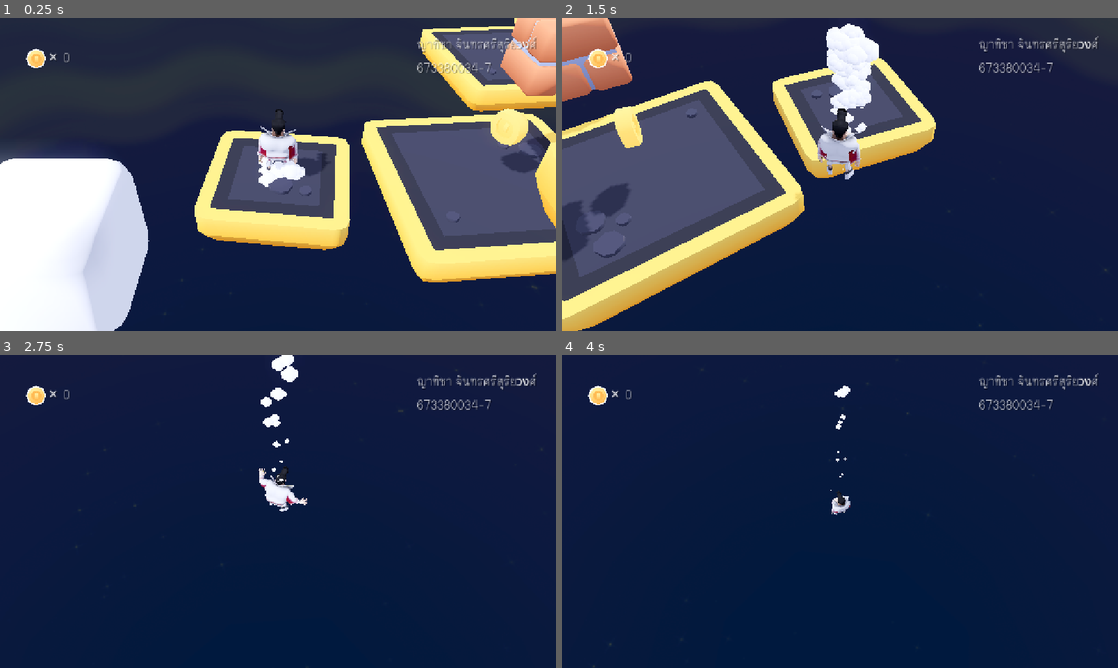
Above: before the commit, frames 1-4 (two rows, left to right).
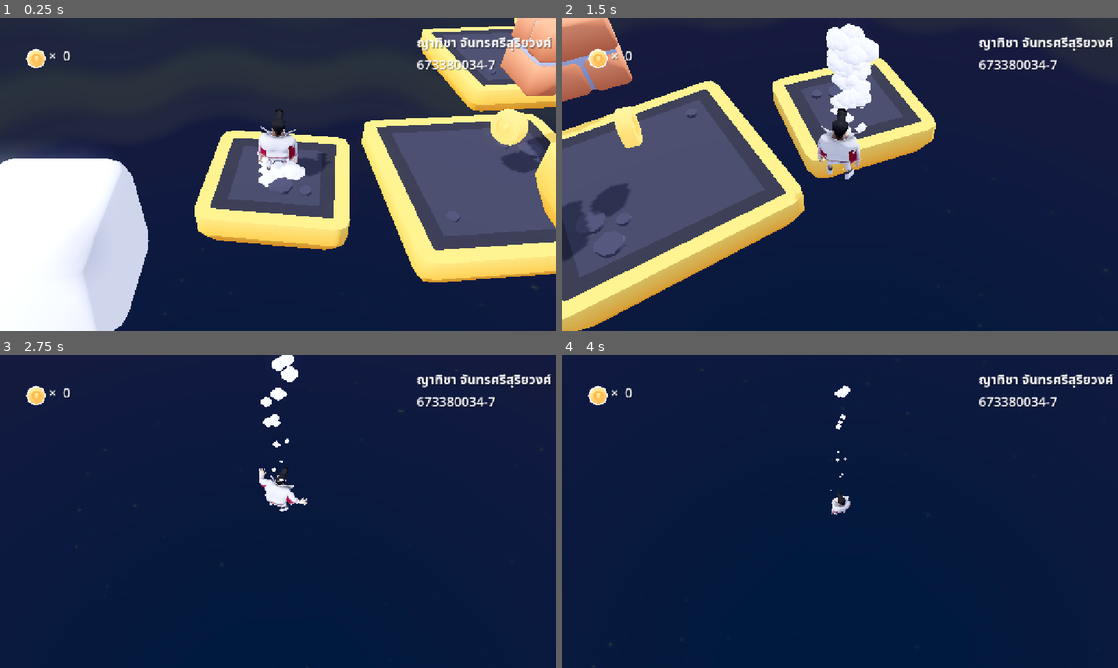
Above: after the commit, the same moments.

Repository: YathichaC/Lab7_673380034-7
Game: Godot game, scene res://scenes/main.tscn
Same seed, same stepped clock (60 frames per second), same inputs: the game is played once before the commit and once after it.
Inputs:
- Up to frame 1 (0.25 s): no input
- Up to frame 2 (1.5 s): hold D (move_right) 0.53-1.28 s; tap Space (jump) at 0.77 s; hold S (move_back) from 1.28 s (still down)
- Up to frame 3 (2.75 s): tap Space (jump) at 1.52 s; release S (move_back) at 2.03 s; hold D (move_right) from 2.03 s (still down)
- Up to frame 4 (4 s): release D (move_right) at 2.78 s; hold W (move_forward) 2.78-3.53 s; tap Space (jump) at 3.02, 3.77 s; hold A (move_left) from 3.53 s (still down)

The runs differ from the first frame. In frame 1, 1.1% of the frame differs, in the area x 8-100%, y 5-18%; in frame 2, 1.0%; in frame 3, 1.0%; in frame 4, 1.0%.

Commit message:
Update v.2

Diff:
--- a/scenes/main.tscn
+++ b/scenes/main.tscn
@@ -14,10 +14,8 @@
 [ext_resource type="PackedScene" uid="uid://85ldumyetgou" path="res://objects/brick.tscn" id="12_jkv2x"]
 [ext_resource type="PackedScene" uid="uid://dy017k58p20sk" path="res://objects/cloud.tscn" id="13_drtpy"]
 [ext_resource type="Texture2D" uid="uid://cd7oyc56ehkx1" path="res://sprites/coin.png" id="13_jfda3"]
-[ext_resource type="FontFile" uid="uid://bf2wixsar1tx7" path="res://fonts/CkPopeyeDemo.ttf" id="15_jkv2x"]
 
 [sub_resource type="LabelSettings" id="LabelSettings_38ys3"]
-font = ExtResource("15_jkv2x")
 font_size = 30
 shadow_color = Color(0, 0, 0, 0.376471)
 shadow_offset = Vector2(2, 2)
Not shown, added: fonts/THSarabunNew.ttf.import
Not shown: 1 places in scenes/main.tscn that only renumber resources
Not shown, changed: .DS_Store
Not shown, changed: docs/index.html
Not shown, changed: docs/index.pck
